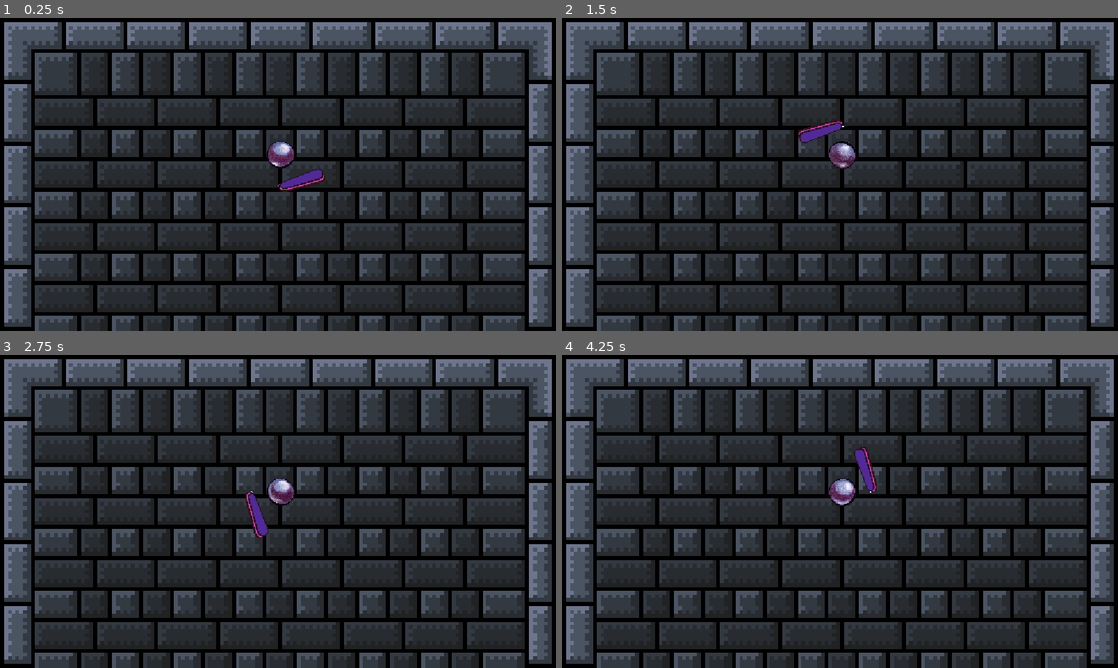
Above: before the commit, frames 1-4 (two rows, left to right).
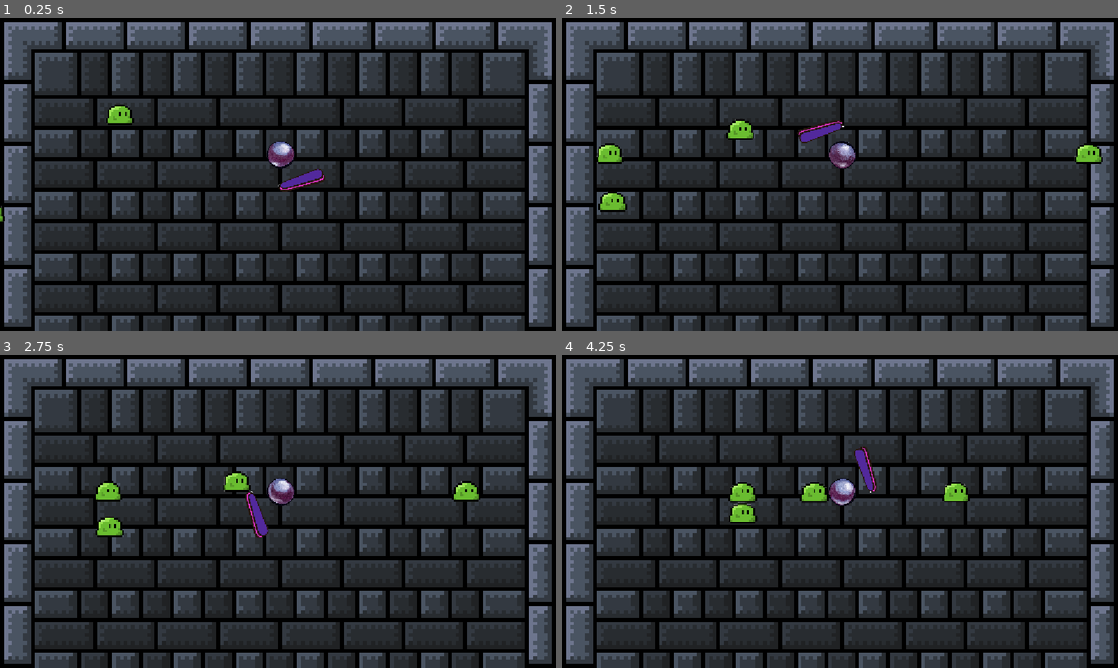
Above: after the commit, the same moments.

Repository: Edu-Dev12/Pinball_Survivor
Game: Godot game, scene res://Scenes/Level/Manager/game_manager.tscn
Two runs of this game, one before a commit and one after it. Both use one fixed random seed, a clock stepped at 60 frames per second and the inputs below.
Inputs:
- Up to frame 1 (0.25 s): no input
- Up to frame 2 (1.5 s): hold D (Right) 0.53-1.28 s; hold S (Down) from 1.28 s (still down)
- Up to frame 3 (2.75 s): release S (Down) at 2.03 s; hold D (Right) from 2.03 s (still down)
- Up to frame 4 (4.25 s): release D (Right) at 2.78 s; hold W (Up) 2.78-3.53 s; hold A (Left) from 3.53 s (still down)

The runs differ from the first frame. In frame 1, 0.3% of the frame differs, in the area x 0-25%, y 27-66%; in frame 2, 1.1%, in the area x 6-98%, y 32-62%; in frame 3, 1.0%; in frame 4, 1.1%.

Commit message:
Inimigo de teste e colisão com inimigo

Diff:
--- a/rhythm-game/Scenes/Entity/Enemy/EnemyTest.tscn
+++ /dev/null
@@ -1,11 +0,0 @@
-[gd_scene format=3 uid="uid://da270g7fgddom"]
-
-[ext_resource type="Script" uid="uid://dm883n7ys36ej" path="res://Scripts/Entity/Enemy/enemy.gd" id="1_cqgqi"]
-
-[sub_resource type="RectangleShape2D" id="RectangleShape2D_o1g8r"]
-
-[node name="Node2D" type="CharacterBody2D" unique_id=131443137]
-script = ExtResource("1_cqgqi")
-
-[node name="CollisionShape2D" type="CollisionShape2D" parent="." unique_id=1865638181]
-shape = SubResource("RectangleShape2D_o1g8r")
--- /dev/null
+++ b/rhythm-game/Scenes/Entity/Enemy/enemy_test.tscn
@@ -0,0 +1,20 @@
+[gd_scene format=3 uid="uid://da270g7fgddom"]
+
+[ext_resource type="Script" uid="uid://dm883n7ys36ej" path="res://Scripts/Entity/Enemy/enemy.gd" id="1_cqgqi"]
+[ext_resource type="Texture2D" uid="uid://cwiko4k1ganpd" path="res://Assets/Entity/Enemy/EnemyPlaceholder.png" id="2_2crsy"]
+
+[sub_resource type="RectangleShape2D" id="RectangleShape2D_o1g8r"]
+size = Vector2(59, 43)
+
+[node name="EnemyTest" type="CharacterBody2D" unique_id=131443137]
+collision_layer = 4
+collision_mask = 2
+script = ExtResource("1_cqgqi")
+
+[node name="Sprite2D" type="Sprite2D" parent="." unique_id=694149303]
+scale = Vector2(0.2, 0.2)
+texture = ExtResource("2_2crsy")
+
+[node name="CollisionShape2D" type="CollisionShape2D" parent="." unique_id=1865638181]
+position = Vector2(2.5, 2.5)
+shape = SubResource("RectangleShape2D_o1g8r")
--- a/rhythm-game/Scenes/Entity/Player/player.tscn
+++ b/rhythm-game/Scenes/Entity/Player/player.tscn
@@ -21,7 +21,9 @@
 script = ExtResource("1_tydqb")
 rigidBody2D = NodePath("RigidBody2D")
 
-[node name="RigidBody2D" type="RigidBody2D" parent="." unique_id=620001952]
+[node name="RigidBody2D" type="RigidBody2D" parent="." unique_id=620001952 groups=["player"]]
+collision_layer = 2
+collision_mask = 3
 physics_material_override = SubResource("PhysicsMaterial_bo1nx")
 gravity_scale = 0.0
 contact_monitor = true
--- a/rhythm-game/Scenes/Level/level_1.tscn
+++ b/rhythm-game/Scenes/Level/level_1.tscn
@@ -3,6 +3,7 @@
 [ext_resource type="PackedScene" uid="uid://dko0vq4ku86vb" path="res://Scenes/Environment/pinball_machine.tscn" id="1_k541i"]
 [ext_resource type="Script" uid="uid://dlunrxo48npk2" path="res://Scripts/Level/level_1.gd" id="1_m5hwo"]
 [ext_resource type="PackedScene" uid="uid://c46x7behm7yyv" path="res://Scenes/Entity/Player/player.tscn" id="2_m5hwo"]
+[ext_resource type="PackedScene" uid="uid://da270g7fgddom" path="res://Scenes/Entity/Enemy/enemy_test.tscn" id="4_wtlyx"]
 
 [node name="Level_1" type="Node2D" unique_id=989795356 node_paths=PackedStringArray("level_map")]
 script = ExtResource("1_m5hwo")
@@ -14,3 +15,15 @@
 position = Vector2(582, 284)
 
 [node name="Enemies" type="Node2D" parent="." unique_id=1268715982]
+
+[node name="EnemyTest" parent="Enemies" unique_id=131443137 instance=ExtResource("4_wtlyx")]
+position = Vector2(-53, 277)
+
+[node name="EnemyTest2" parent="Enemies" unique_id=1363745399 instance=ExtResource("4_wtlyx")]
+position = Vector2(-45, 406)
+
+[node name="EnemyTest3" parent="Enemies" unique_id=125612709 instance=ExtResource("4_wtlyx")]
+position = Vector2(1239, 277)
+
+[node name="EnemyTest4" parent="Enemies" unique_id=1508799657 instance=ExtResource("4_wtlyx")]
+position = Vector2(222, 192)
--- a/rhythm-game/Scripts/Components/CollisionComponents/collision_detector_component.gd
+++ b/rhythm-game/Scripts/Components/CollisionComponents/collision_detector_component.gd
@@ -10,5 +10,10 @@
 		rigidBody2D.body_entered.connect(get_collision)
 
 func get_collision(body: Node):
+	if body is CharacterBody2D:
+		var bounce_force: float = rigidBody2D.linear_velocity.length()
+		var impact_normal: Vector2 = (global_position - body.global_position).normalized()
+		rigidBody2D.linear_velocity = impact_normal * bounce_force
+
 	if body.is_in_group(Global.ENEMY_GROUP):
 		body.queue_free()
--- a/rhythm-game/Scripts/Entity/Enemy/enemy.gd
+++ b/rhythm-game/Scripts/Entity/Enemy/enemy.gd
@@ -2,6 +2,10 @@
 
 @export var speed: float = 100.0
 var player: Node2D
+
+func _ready() -> void:
+	add_to_group(Global.ENEMY_GROUP)
+	player = get_tree().get_first_node_in_group("player")
 
 func _physics_process(_delta: float) -> void:
 	if player:
--- a/rhythm-game/Scripts/Environment/flipper.gd
+++ b/rhythm-game/Scripts/Environment/flipper.gd
@@ -11,7 +11,7 @@
 	if animated_sprite:
 		animated_sprite.animation_finished.connect(_on_animation_finished)
 
-func _physics_process(delta: float) -> void:
+func _physics_process(_delta: float) -> void:
 	if is_charging and animated_sprite:
 		animated_sprite.offset = Vector2(
 			randf_range(-shake_intensity, shake_intensity),
--- a/rhythm-game/Scripts/Utils/Global.gd
+++ b/rhythm-game/Scripts/Utils/Global.gd
@@ -1,4 +1,5 @@
 extends Node
 
 #Group
+const PLAYER_GROUP: String = "Player"
 const ENEMY_GROUP: String = "Enemy"
--- a/rhythm-game/project.godot
+++ b/rhythm-game/project.godot
@@ -21,8 +21,8 @@
 
 [autoload]
 
+AudioManager="*uid://biimlykjoq3x0"
 Global="*uid://1jqdj4y776tq"
-AudioManager="*uid://biimlykjoq3x0"
 SignalManager="*uid://dw3fukwpg6503"
 
 [display]
Binary file added: rhythm-game/Assets/Entity/Enemy/EnemyPlaceholder.png
Not shown, added: rhythm-game/Assets/Entity/Enemy/EnemyPlaceholder.png.import
